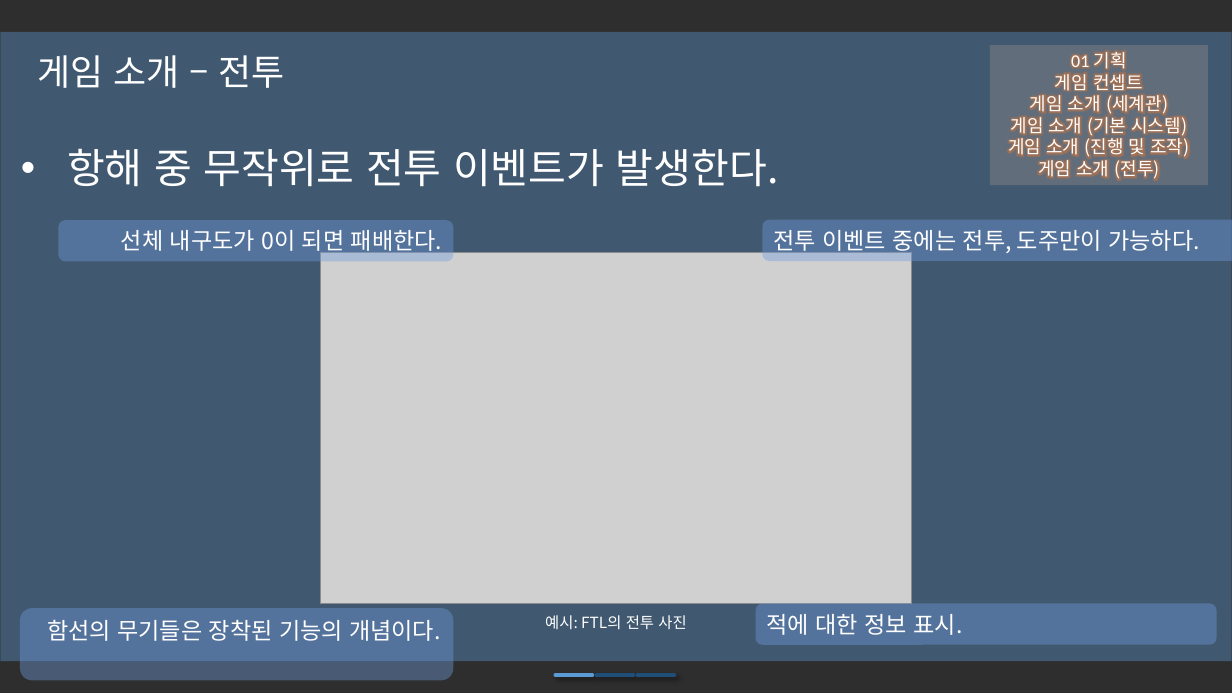
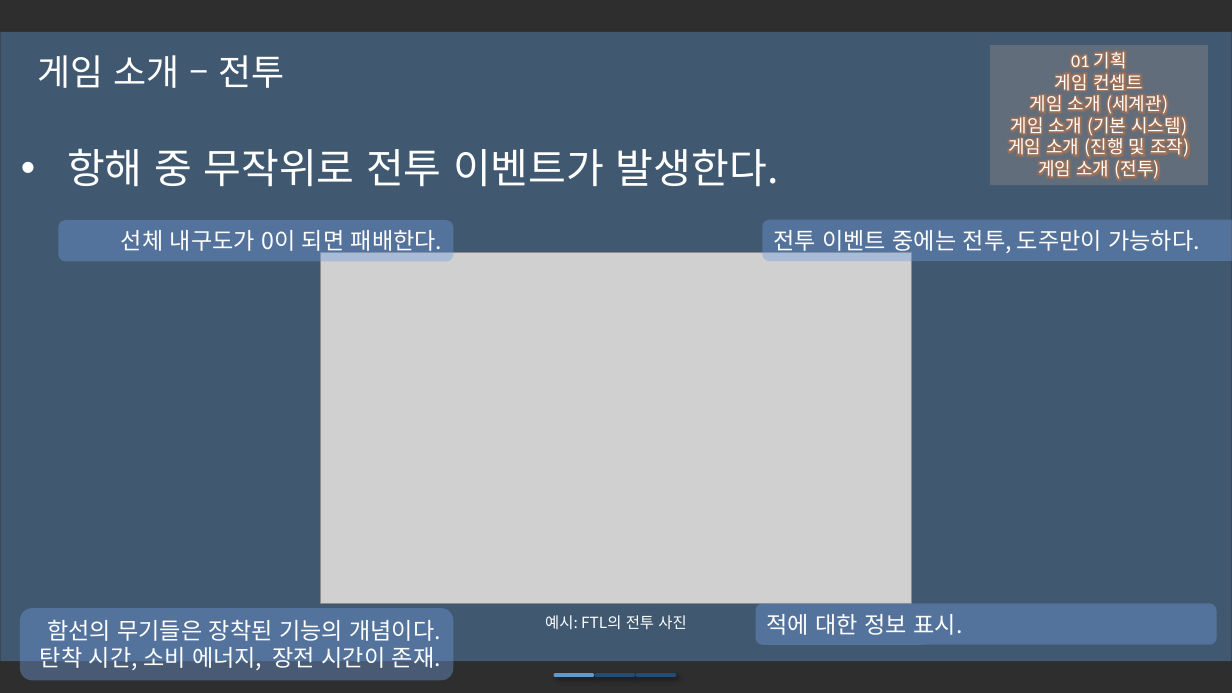
Before and after one commit to iconstudio/2017-Platformer, a slide deck: slide 12 of slides/Cosmos_20171105.pptx. Drawn at 1232x693 pixels with LibreOffice and Linux fonts; fonts in the diff are those of the drawing; grey boxes stand for pictures; background and template pictures are left out; a plain dark background stands for a picture behind light text. Boxes give left, top, right and bottom in pixels: in the first picture for what was removed or moved away, otherwise in the second. Text is boxed around its words. In the diff, an @@ line names an element or a change of style, - is before the commit and + after.

```diff
--- a/slides/Cosmos_20171105.pptx
+++ b/slides/Cosmos_20171105.pptx
@@ text in rounded rectangle at <box>40,647,441,670</box>: paragraph added @@
+탄착 시간, 소비 에너지, 장전 시간이 존재.
```
Also in this commit, not shown: 8 other slides changed, 7 other files.
